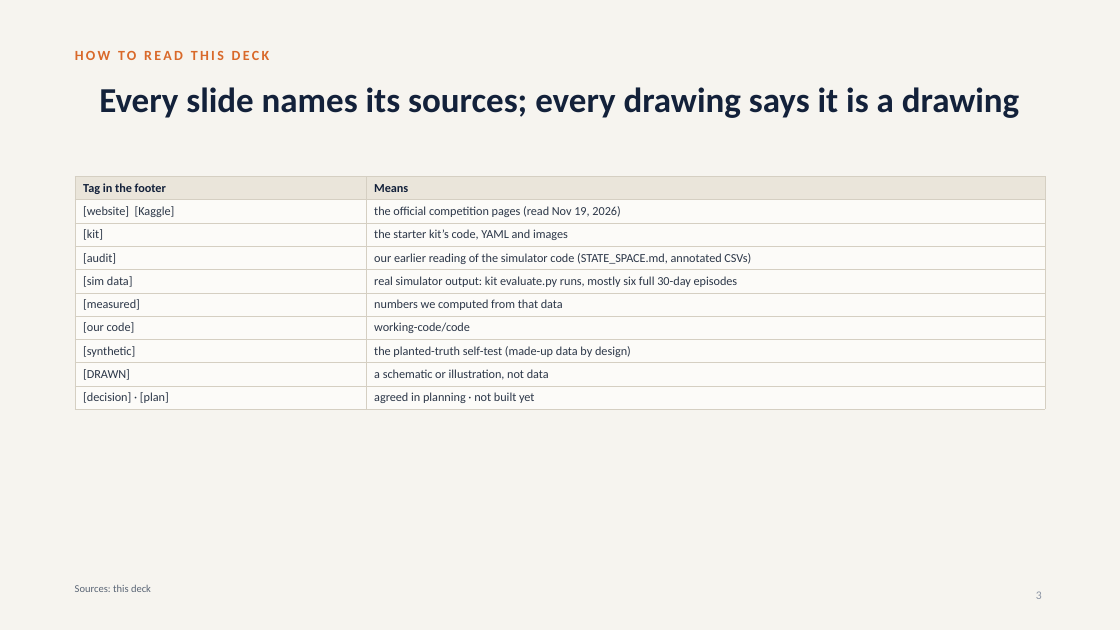
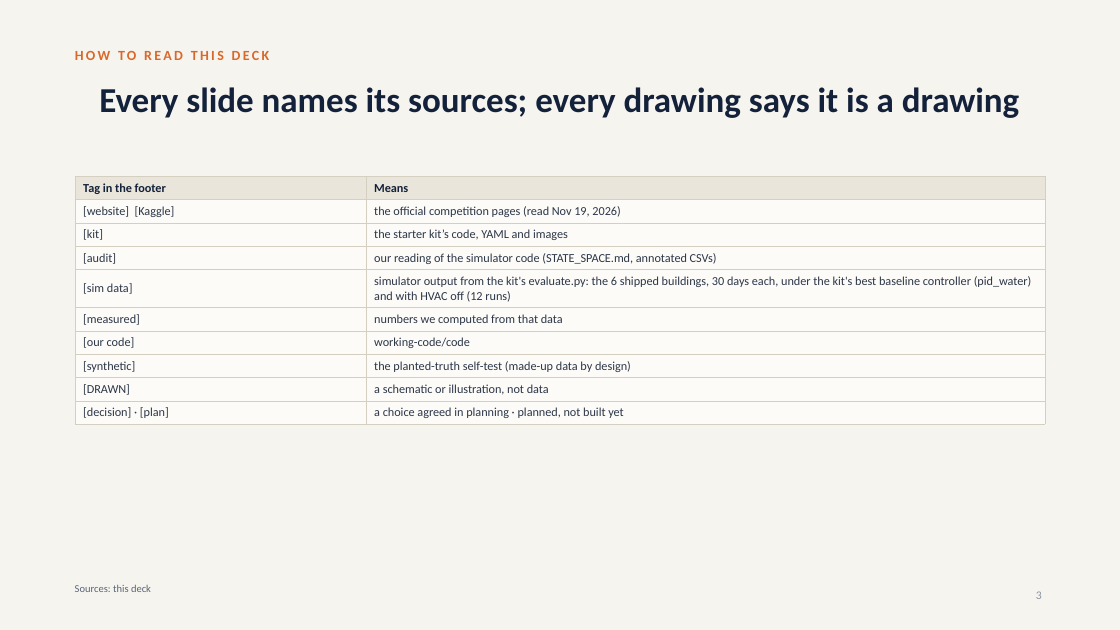
Before and after one commit to srivathsanb14/working-code, a slide deck: slide 3 of docs/One_Controller_for_Every_Building.pptx. Drawn at 1120x630 pixels with LibreOffice and Linux fonts; fonts in the diff are those of the drawing. Boxes give left, top, right and bottom in pixels: in the first picture for what was removed or moved away, otherwise in the second. Text is boxed around its words. In the diff, an @@ line names an element or a change of style, - is before the commit and + after.

```diff
--- a/docs/One_Controller_for_Every_Building.pptx
+++ b/docs/One_Controller_for_Every_Building.pptx
@@ table at (x1=75, y1=176, x2=1045, y2=422) @@
-row 4, column 2: our earlier reading of the simulator code (STATE_SPACE.md, annotated CSVs)
+row 4, column 2: our reading of the simulator code (STATE_SPACE.md, annotated CSVs)
-row 5, column 2: real simulator output: kit evaluate.py runs, mostly six full 30-day episodes
+row 5, column 2: simulator output from the kit's evaluate.py: the 6 shipped buildings, 30 days each, under the kit's best baseline controller (pid_water) and with HVAC off (12 runs)
-row 10, column 2: agreed in planning · not built yet
+row 10, column 2: a choice agreed in planning · planned, not built yet
```
Also in this commit, not shown: 62 other slides changed, 21 slides added, 6 other files.
